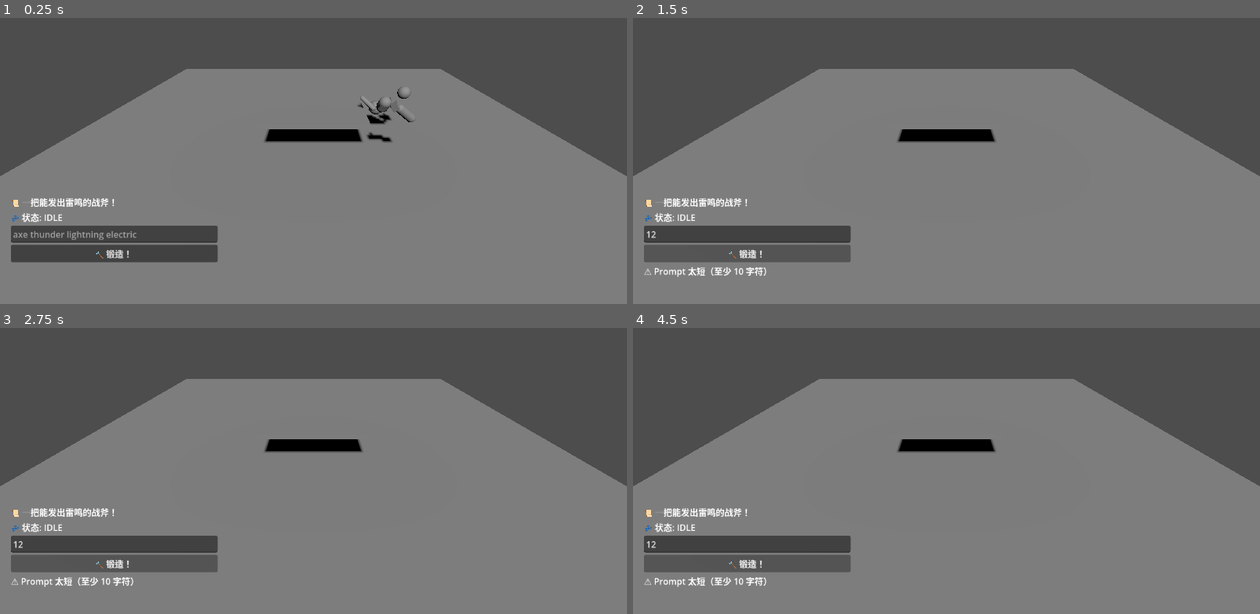
Above: before the commit, frames 1-4 (two rows, left to right).
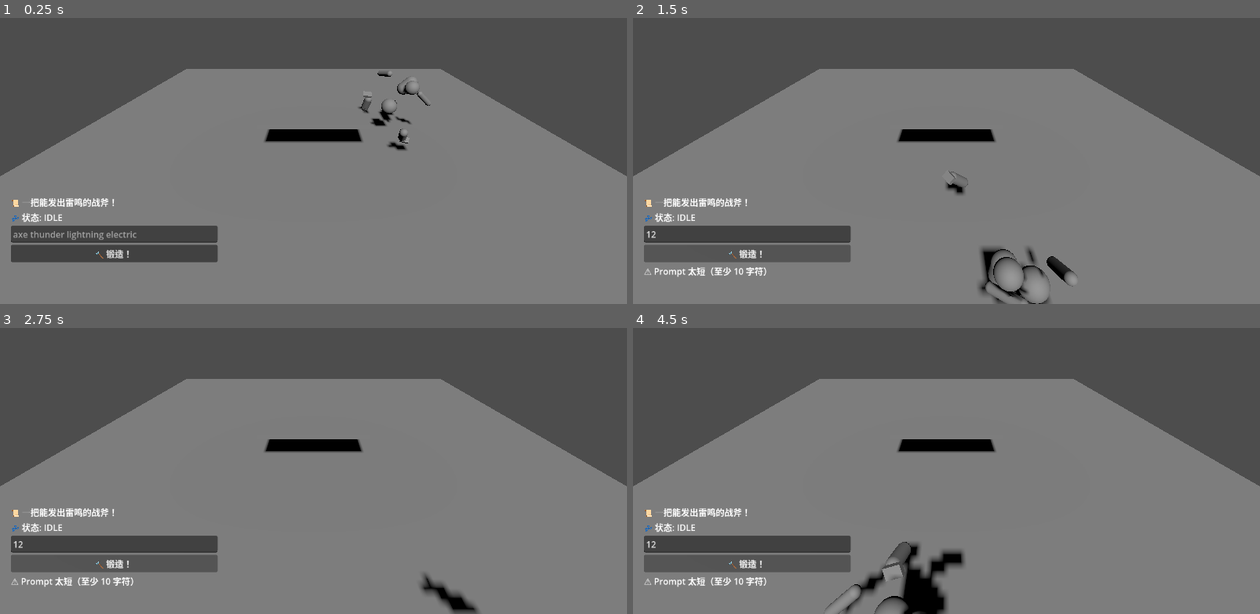
Above: after the commit, the same moments.

Repository: Sruimeng/chaos-forge
Game: Godot game, scene res://main.tscn
The game is run twice, just before and just after one commit, with the same random seed, the same clock (stepped at 60 frames per second) and the same inputs.
Inputs (mouse positions are in pixels of both pictures, inside the frame that each line leads up to):
- Up to frame 1 (0.25 s): no input
- Up to frame 2 (1.5 s): click (745, 235) at 0.52 s; type "12" at 0.6 s; click "🔨 锻造！" at 1.25 s
- Up to frame 3 (2.75 s): click "🔨 锻造！" at 2 s
- Up to frame 4 (4.5 s): click "🔨 锻造！" at 2.75 s; tap Enter at 3.5 s

The runs differ from the first frame. In frame 1, 0.6% of the frame differs, in the area x 57-69%, y 18-47%; in frame 2, 1.1%; in frame 3, 0.5%; in frame 4, 2.1%, in the area x 30-53%, y 74-100%.

Commit message:
fix: Set Floor/Table collision_layer to 1 for Ragdoll collision
Co-Authored-By: Claude Opus 4.5 <noreply@anthropic.com>

Diff:
--- a/main.tscn
+++ b/main.tscn
@@ -16,14 +16,14 @@
 transform = Transform3D(1, 0, 0, 0, 1, 0, 0, 0, 1, 0, 0.5, 0)
 size = Vector3(2, 0.1, 1)
 use_collision = true
-collision_layer = 2
+collision_layer = 1
 collision_mask = 1
 
 [node name="Floor" type="CSGBox3D" parent="."]
 transform = Transform3D(1, 0, 0, 0, 1, 0, 0, 0, 1, 0, -0.05, 0)
 size = Vector3(10, 0.1, 10)
 use_collision = true
-collision_layer = 2
+collision_layer = 1
 collision_mask = 1
 
 [node name="RagdollNPC" parent="." groups=["ragdoll"] instance=ExtResource("1_ragdoll")]
